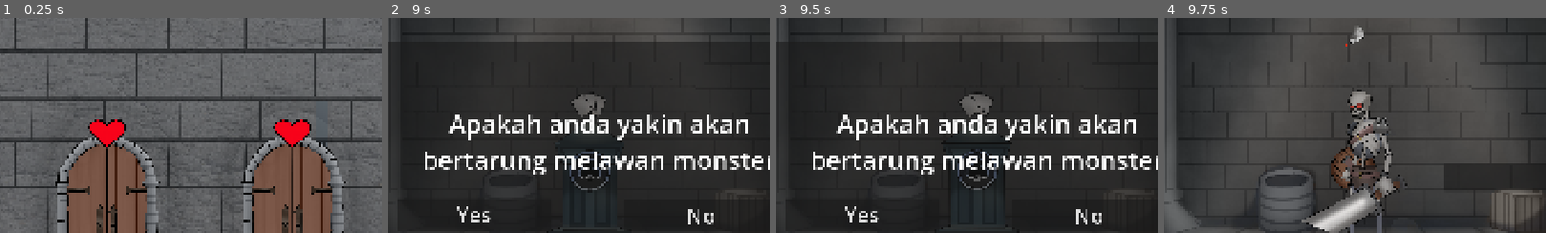
Above: before the commit, frames 1-4 (left to right).
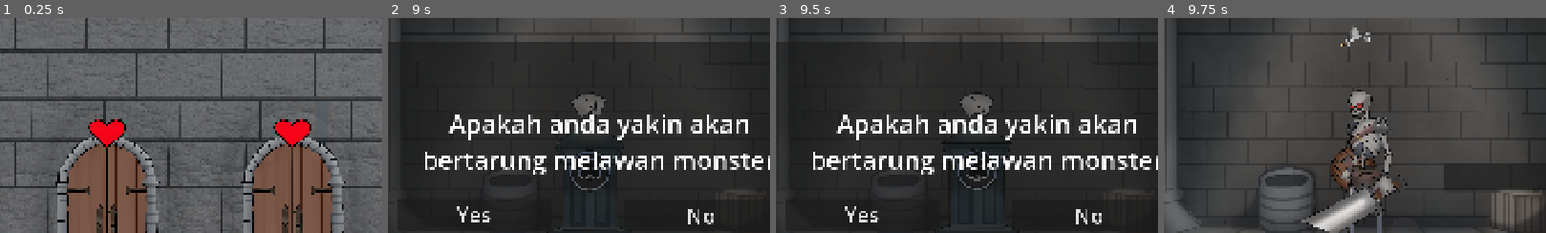
Above: after the commit, the same moments.

Repository: GanisAD/SCOUNDREL-COMPFEST-18-IGI
Game: Godot game, scene res://Scene/explore.tscn
Same seed, same stepped clock (60 frames per second), same inputs: the game is played once before the commit and once after it.
Inputs (mouse positions are % of the whole screen's width and height, from its top left):
- Up to frame 1 (0.25 s): no input
- Up to frame 2 (9 s): click "Next Floor" at 0.5 s; click "Next Floor" at 1.25 s; click "Next Floor" at 2 s; tap Enter at 2.75, 5.75, 8 s; drag from (3, 40) to (60, 28) at 2.77 s; click "Forfeit" at 3.5 s; tap Space at 4.25, 7.25, 8.75 s; drag from (28, 40) to (45, 70) at 4.27 s; click "Forfeit" at 5 s; move the mouse to (52, 40) at 5.77 s; press the mouse at (52, 40) at 5.78 s; release the mouse at (52, 40) at 6.5 s; click "Forfeit" at 6.5 s; drag from (76, 40) to (20, 35) at 7.27 s; move the mouse to (80, 65) at 8.02 s; press the mouse at (80, 65) at 8.03 s; release the mouse at (80, 65) at 8.75 s; drag from (50, 46) to (35, 25) at 8.77 s
- Up to frame 3 (9.5 s): no input
- Up to frame 4 (9.75 s): click "Yes" at 9.5 s
The pictures show only the part of the screen within x 24-74%, y 13-63%; the shares and areas given below are measured in that part.

Frames 1-3 are identical in both runs. In frame 4, 0.3% of the frame differs, in the area x 46-54%, y 3-14%.

Commit message:
Fix inconsistent enemy intent switching and display dynamic intent values
- Separate intent planning from visual refresh in enemy.gd so actions are not re-rolled mid-turn when taking damage or modifying block
- Implement get_intent_value() across EnemyAction subclasses to dynamically display projected attack damage and block values in IntentUI
- Update EnemyActionPicker to strictly isolate conditional actions from the weighted random pool
- Normalize min_hp_percentage threshold handling in EnemyStrengthBuff
- Improve IntentUI Number label layout, centering, and typography in Skeleton.tscn

Diff:
--- a/Scene/Components/Entity/Enemy/Skeleton.tscn
+++ b/Scene/Components/Entity/Enemy/Skeleton.tscn
@@ -108,7 +108,9 @@
 
 [node name="Number" type="Label" parent="IntentUI" unique_id=647259547]
 layout_mode = 2
+theme_override_font_sizes/font_size = 28
 text = "6"
+vertical_alignment = 1
 
 [node name="StatsUI" type="Panel" parent="." unique_id=1095239114]
 offset_left = 213.0
@@ -146,5 +148,5 @@
 [node name="EnemyStrenghtEffect" type="Node" parent="EnemyActionPicker" unique_id=721828034]
 script = ExtResource("8_7rs3b")
 strength_amount = 1
-min_hp_percentage = 0.5
+min_hp_percentage = 50.0
 intent = ExtResource("12_w2qd8")
--- a/Script/Entity/Enemy/Action/enemy_attack.gd
+++ b/Script/Entity/Enemy/Action/enemy_attack.gd
@@ -3,6 +3,21 @@
 extends EnemyAction
 
 @export var damage: int = 6
+
+func get_intent_value(enemy: Enemy = null) -> String:
+	var attacker_stats = enemy.stats if enemy else null
+	var receiver_stats = null
+	if enemy and enemy.is_inside_tree():
+		var players = enemy.get_tree().get_nodes_in_group("player")
+		if not players.is_empty():
+			var p = players[0]
+			if "character_stats" in p:
+				receiver_stats = p.character_stats
+			elif "stats" in p:
+				receiver_stats = p.stats
+
+	var final_damage = DamageCalculator.calculate_damage(damage, attacker_stats, receiver_stats)
+	return str(final_damage)
 
 func perform_action(enemy: Enemy, player: PlayerHandler) -> void:
 	# 1. Tentukan formula aturan permainan yang dieksekusi saat benturan fisik
--- a/Script/Entity/Enemy/Action/enemy_block.gd
+++ b/Script/Entity/Enemy/Action/enemy_block.gd
@@ -3,6 +3,9 @@
 extends EnemyAction
 
 @export var block_amount: int = 5
+
+func get_intent_value(_enemy: Enemy = null) -> String:
+	return str(block_amount)
 
 func perform_action(enemy: Enemy, player: PlayerHandler) -> void:
 	# 1. Aturan Gameplay: Tambahkan nilai block ke stats musuh
--- a/Script/Entity/Enemy/Action/enemy_strenght_buff.gd
+++ b/Script/Entity/Enemy/Action/enemy_strenght_buff.gd
@@ -8,15 +8,31 @@
 
 var already_used: bool = false
 
+func is_conditional() -> bool:
+	return true
+
 # 1. Pengecekan Kondisi: Aktif jika HP <= persentase batas dan belum pernah digunakan
 func is_performable() -> bool:
-	var enemy = owner as Enemy
+	var enemy = _get_enemy()
 	if not enemy or not enemy.stats or already_used:
 		return false
 
-	# Perbaikan Bug Rumus: Bagi 100.0 agar menjadi faktor desimal (misal 50% -> 0.5)
-	var health_threshold = enemy.stats.max_health * (min_hp_percentage / 100.0)
+	# Menangani format desimal (0.5) maupun persen (50.0)
+	var pct = min_hp_percentage
+	if pct <= 1.0 and pct > 0.0:
+		pct = pct * 100.0
+	var health_threshold = enemy.stats.max_health * (pct / 100.0)
 	return enemy.stats.health <= health_threshold
+
+func _get_enemy() -> Enemy:
+	if owner is Enemy:
+		return owner as Enemy
+	var p = get_parent()
+	while p:
+		if p is Enemy:
+			return p as Enemy
+		p = p.get_parent()
+	return null
 
 # 2. Orkestrasi Buff
 func perform_action(enemy: Enemy, player: PlayerHandler) -> void:
--- a/Script/Entity/Enemy/enemy.gd
+++ b/Script/Entity/Enemy/enemy.gd
@@ -55,9 +55,9 @@
 	if stats_ui and stats:
 		stats_ui.update_hud()
 
-	# [TAMBAHAN] Reactive Intent: Cek ulang AI jika HP berkurang,
-	# siapa tahu memicu Conditional Action (seperti Mega Block) secara real-time!
-	update_intent()
+	# Perbarui tampilan angka intent (misal jika damage berubah karena buff/debuff),
+	# TANPA mengacak ulang aksi yang telah direncanakan untuk giliran ini!
+	update_intent_display()
 
 # --- VISUAL & ANIMATION INTERFACES ---
 
@@ -133,8 +133,7 @@
 # [TAMBAHAN] Setter untuk mendeteksi perubahan aksi dan memperbarui UI Intent
 func _set_current_action(value: EnemyAction) -> void:
 	current_action = value
-	if intent_ui and current_action:
-		intent_ui.update_intent(current_action.intent)
+	update_intent_display()
 
 # --- DETEKSI HOVER PENARGETAN KARTU (AIMING) ---
 
@@ -219,13 +218,39 @@
 			break
 
 	# --- PEMBERSIHAN ---
+	current_action = null
 	if intent_ui:
 		intent_ui.hide()
 
-# [MODIFIKASI] Dipanggil di awal giliran Player (atau saat HP musuh berubah)
+# [MODIFIKASI] Dipanggil di awal giliran Player untuk merencanakan aksi musuh pada giliran ini
 func update_intent() -> void:
+	_connect_player_stats()
 	if enemy_action_picker:
 		# Minta picker memilih aksi berdasarkan logika prioritas/peluang
 		current_action = enemy_action_picker.get_action()
-		if intent_ui and current_action:
-			intent_ui.show()
+		update_intent_display()
+
+# Memperbarui tampilan Intent UI berdasarkan current_action saat ini tanpa memilih ulang aksi
+func update_intent_display() -> void:
+	if intent_ui and current_action:
+		intent_ui.update_intent(current_action, self)
+	elif intent_ui:
+		intent_ui.hide()
+
+func _get_player_node() -> Node:
+	if not is_inside_tree():
+		return null
+	var players = get_tree().get_nodes_in_group("player")
+	return players[0] if not players.is_empty() else null
+
+func _connect_player_stats() -> void:
+	var player = _get_player_node()
+	if player and "character_stats" in player and player.character_stats:
+		if not player.character_stats.stats_changed.is_connected(update_intent_display):
+			player.character_stats.stats_changed.connect(update_intent_display)
+
+func _exit_tree() -> void:
+	var player = _get_player_node()
+	if player and "character_stats" in player and player.character_stats:
+		if player.character_stats.stats_changed.is_connected(update_intent_display):
+			player.character_stats.stats_changed.disconnect(update_intent_display)
--- a/Script/Entity/Enemy/enemy_action.gd
+++ b/Script/Entity/Enemy/enemy_action.gd
@@ -15,11 +15,21 @@
 # Akumulasi bobot yang akan dihitung oleh EnemyActionPicker secara dinamis
 var accumulated_weight: float = 0.0
 
+# Apakah aksi ini bertipe kondisional (bukan aksi acak berbobot biasa)
+func is_conditional() -> bool:
+	return false
+
 # 1. Fungsi Logika: Apakah aksi kondisional ini siap dijalankan?
 # Akan diplay/override oleh aksi yang memiliki syarat khusus (misal: HP <= 5)
 func is_performable() -> bool:
 	return false
 
+# Nilai angka yang akan ditampilkan di Intent UI (misal: damage atau block)
+func get_intent_value(_enemy: Enemy = null) -> String:
+	if intent and intent.number != "":
+		return intent.number
+	return ""
+
 # 2. Fungsi Eksekusi: Apa yang terjadi saat aksi ini dipilih?
 # Fungsi ini wajib di-override di skrip anak untuk menentukan mekanik aslinya.
 func perform_action(enemy: Enemy, player: PlayerHandler) -> void:
--- a/Script/Entity/Enemy/enemy_action_picker.gd
+++ b/Script/Entity/Enemy/enemy_action_picker.gd
@@ -18,12 +18,7 @@
 
 	for child in get_children():
 		if child is EnemyAction:
-			# Cek apakah aksi ini memiliki logika kondisional yang di-override
-			# (Secara default di base class, is_performable() mengembalikan false)
-			if child.has_method("is_performable") and child.is_performable():
-				# Kita masukkan ke daftar kondisional.
-				# NOTE: Kondisi asli di-cek secara real-time saat get_action(),
-				# tapi kita kelompokkan dulu polanya di sini jika dia punya potensi kondisional.
+			if child.is_conditional():
 				conditional_actions.append(child)
 			else:
 				chance_actions.append(child)
@@ -33,8 +28,8 @@
 # 2. Fungsi Utama: Menentukan aksi mana yang akan diambil
 func get_action() -> EnemyAction:
 	# STRATEGI 1: Evaluasi aksi kondisional terlebih dahulu (Prioritas Utama)
-	for action in get_children():
-		if action is EnemyAction and action.is_performable():
+	for action in conditional_actions:
+		if action.is_performable():
 			return action
 
 	# STRATEGI 2: Jika tidak ada kondisi terpenuhi, gunakan Weighted Random
@@ -47,4 +42,4 @@
 		if roll <= action.accumulated_weight:
 			return action
 
-	return chance_actions.back() # Fallback aman jika terjadi pembulatan float float
+	return chance_actions.back() # Fallback aman jika terjadi pembulatan float
--- a/Script/UI/intent_ui.gd
+++ b/Script/UI/intent_ui.gd
@@ -10,8 +10,25 @@
 	# Sembunyikan UI secara default saat pertempuran dimulai
 	hide()
 
-# Fungsi utama yang dipanggil oleh Enemy ketika rencana aksinya berubah
-func update_intent(intent_data: Intent) -> void:
+# Fungsi utama yang dipanggil oleh Enemy ketika rencana aksinya ditentukan atau diperbarui
+func update_intent(intent_or_action: Variant, enemy: Enemy = null) -> void:
+	if not intent_or_action:
+		hide()
+		return
+
+	var intent_data: Intent = null
+	var display_text: String = ""
+
+	if intent_or_action is EnemyAction:
+		intent_data = intent_or_action.intent
+		display_text = intent_or_action.get_intent_value(enemy)
+	elif intent_or_action is Intent:
+		intent_data = intent_or_action
+		display_text = intent_data.number
+	else:
+		hide()
+		return
+
 	if not intent_data:
 		hide()
 		return
@@ -22,11 +39,11 @@
 
 	# 2. Update Label Angka (Damage/Shield)
 	if number:
-		if intent_data.number.strip_edges() == "":
+		if display_text.strip_edges() == "":
 			# Sembunyikan label angka jika teksnya kosong (misal: saat Buff/Debuff)
 			number.visible = false
 		else:
-			number.text = intent_data.number
+			number.text = display_text
 			number.visible = true
 
 	# Tampilkan UI setelah data berhasil diperbarui
